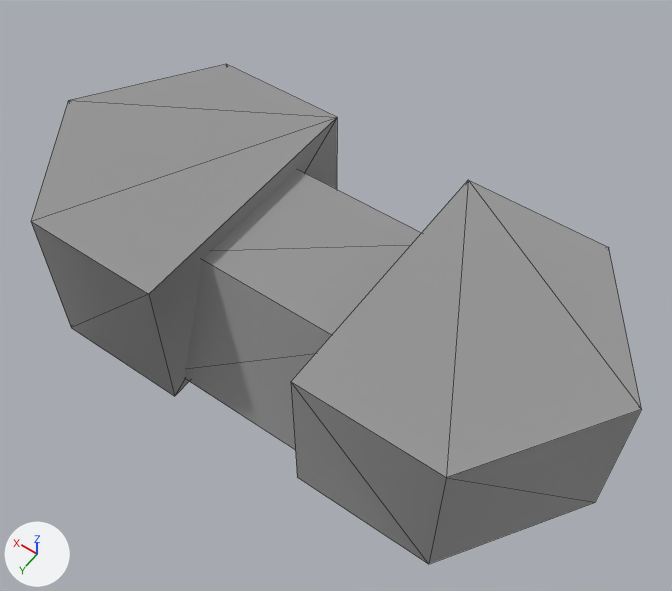
An edit to the OBJ model Assets/Art/Nova1492/GXConverted/Models/UnitParts/Accessories/datan_common_AcpUnique05_85347eac.obj, drawn before and after from the same camera.
Rendered twice from a 50 mm camera at (-0.537, 0.704, 1.251) aimed at (-0.042, 0.011, 0.162). Every picture has the same lights, and +X, +Y and +Z are marked at lower left. The picture after the commit comes second. Mesh edges are drawn as thin lines. Where no turn or scale is listed for an object, it has been applied to the vertices.

The first picture shows 'datan_common_AcpUnique05_85347eac'.
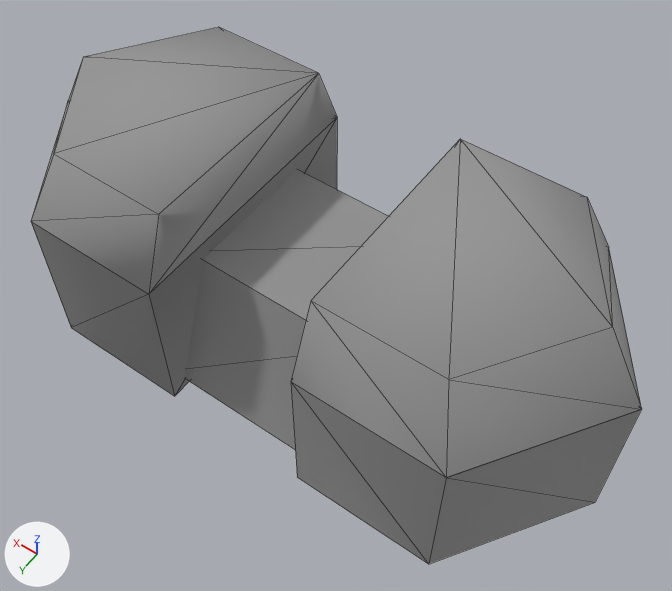
What differs and where, as boxes (x1, y1, x2, y2) in the pictures (672 x 591 px):
'datan_common_AcpUnique05_85347eac_mesh01', added: after (31, 27, 642, 477)
'datan_common_AcpUnique05_85347eac', unchanged, covered by the edit: before (31, 64, 642, 564); after (31, 118, 642, 564)

The change in detail:
Mesh me_datan_common_acpunique05_85347eac_mesh01 is new.
It has 20 vertices, 26 faces and spans x -0.496..0.496, y -0.219..0.219, z 0.26..0.377.
It uses material mat_datan_common_acpunique05_85347eac (picture img_datan_common_acpunique05_85347eac_tga).
Object 'datan_common_AcpUnique05_85347eac_mesh01' (ob_datan_common_acpunique05_85347eac_mesh01) is new; it shows me_datan_common_acpunique05_85347eac_mesh01.
Its location is (0.0, 0.0, 0.0).
